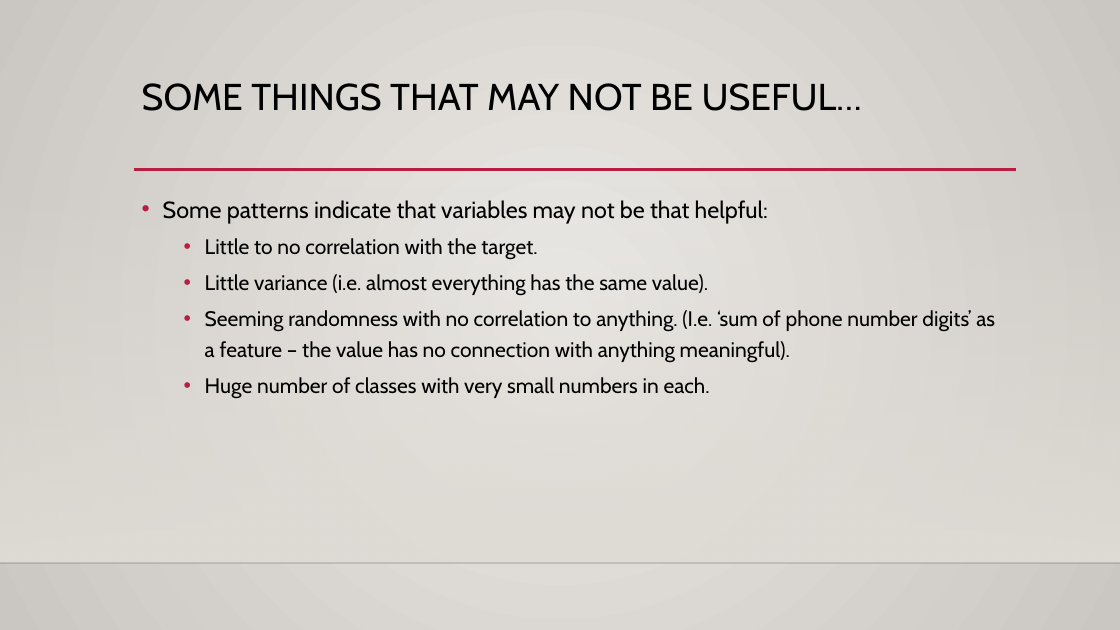
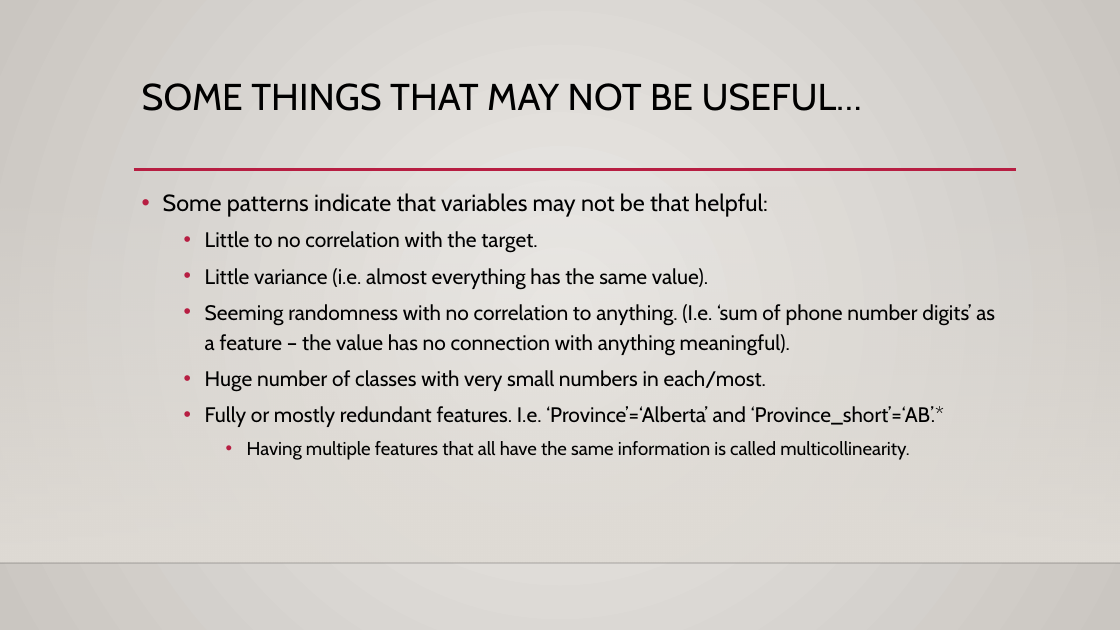
Before and after one commit to AkeemSemper/ML_for_Non_DS_Students, a slide deck: slide 7 of course_resources/slides/Used/018_regression_review_stats.pptx (slide 6 before the commit). Drawn at 1120x630 pixels with LibreOffice and Linux fonts; fonts in the diff are those of the drawing; background and template pictures are left out. Boxes give left, top, right and bottom in pixels: in the first picture for what was removed or moved away, otherwise in the second. Text is boxed around its words. In the diff, an @@ line names an element or a change of style, - is before the commit and + after.

```diff
--- a/course_resources/slides/Used/018_regression_review_stats.pptx
+++ b/course_resources/slides/Used/018_regression_review_stats.pptx
@@ text "Some patterns indicate that variables ..." moved from (x1=163, y1=200, x2=995, y2=399) to (x1=163, y1=193, x2=995, y2=460) @@
@@ text at (x1=205, y1=370, x2=944, y2=460): text changed @@
-  • Huge number of classes with very small numbers in each.
+  • Huge number of classes with very small numbers in each/most.
+  • Fully or mostly redundant features. I.e. ‘Province’=‘Alberta’ and ‘Province_short’=‘AB’.*
+    • Having multiple features that all have the same information is called multicollinearity.
```
Also in this commit, not shown: 3 other slides changed, 1 slide added, 1 other file.
